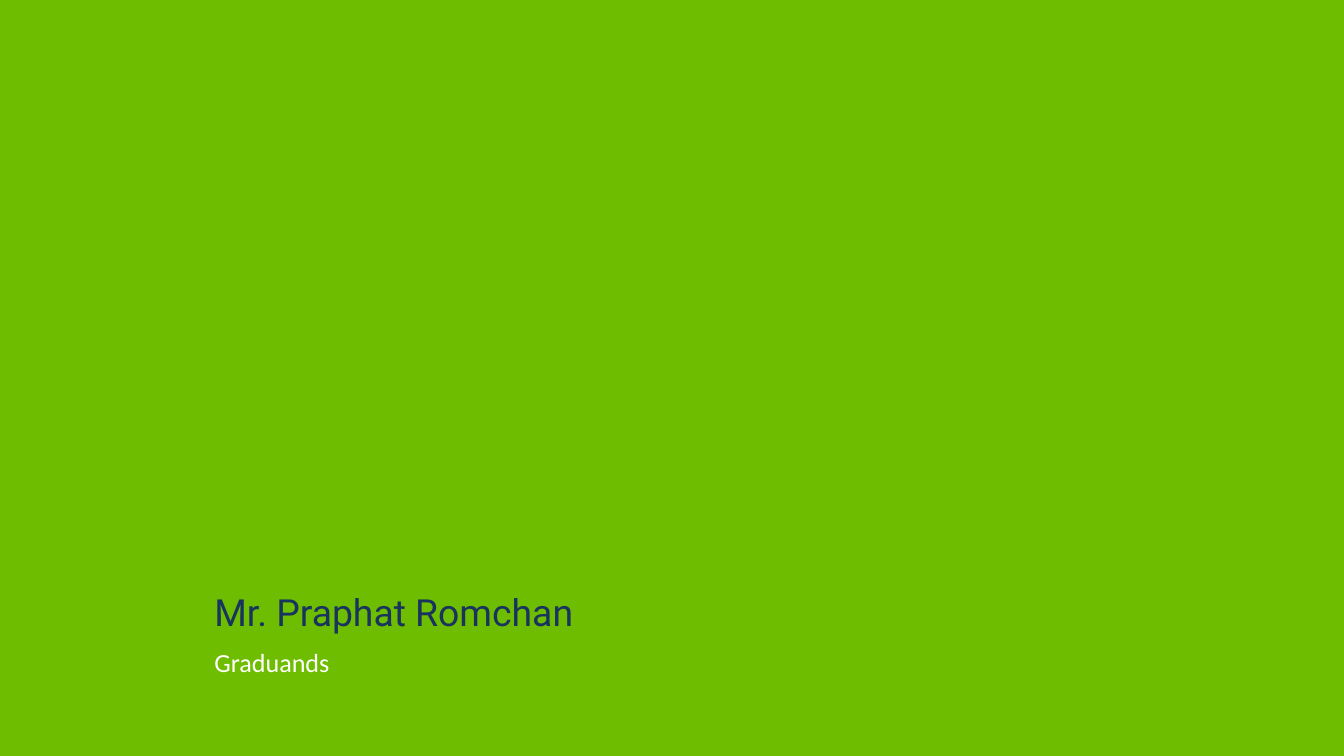
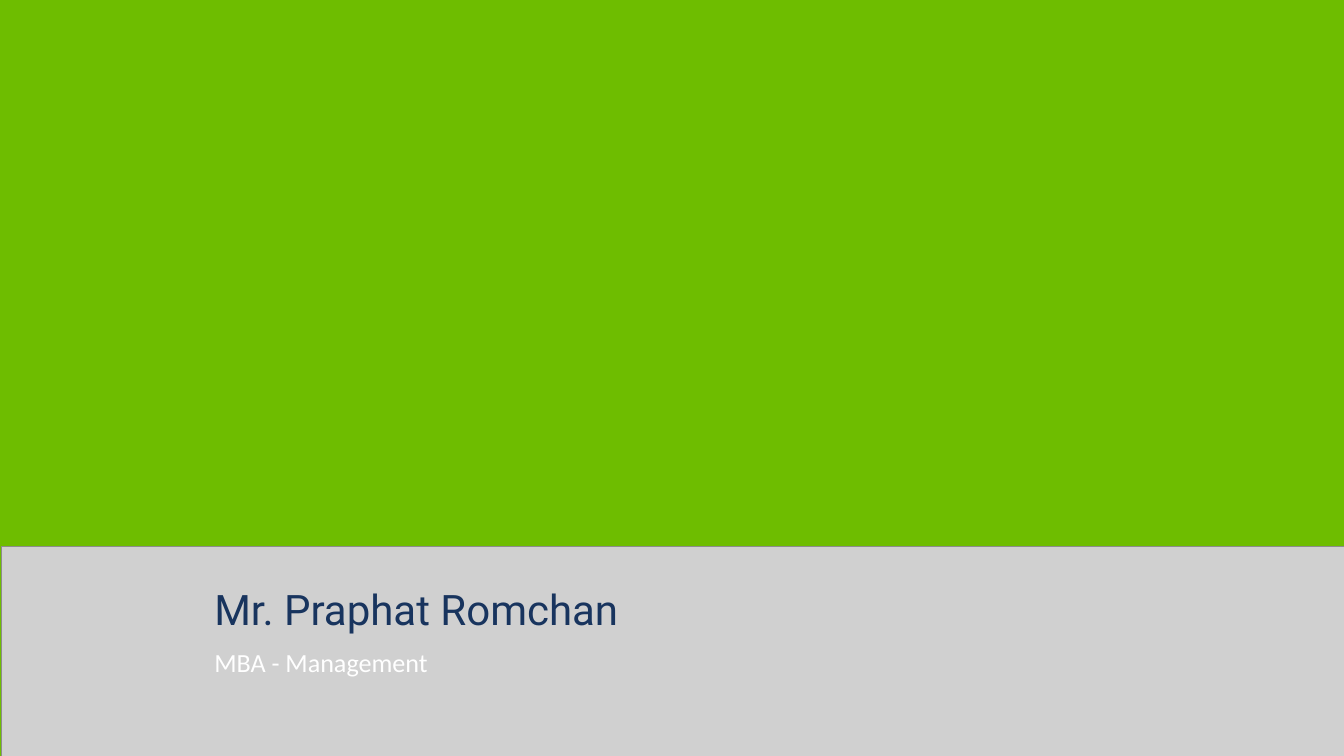
Before and after one commit to p-e-koko/excel_to_lowerthird, a slide deck: slide 2 of lowerthirds.pptx. Drawn at 1344x756 pixels with LibreOffice and Linux fonts; fonts in the diff are those of the drawing; grey boxes stand for pictures; background and template pictures are left out. Boxes give left, top, right and bottom in pixels: in the first picture for what was removed or moved away, otherwise in the second. Text is boxed around its words. In the diff, an @@ line names an element or a change of style, - is before the commit and + after.

```diff
--- a/lowerthirds.pptx
+++ b/lowerthirds.pptx
@@ picture added at (x1=1, y1=546, x2=1344, y2=756) @@
@@ text "Mr. Praphat Romchan" at (x1=214, y1=593, x2=618, y2=634): size 40 to 45 pt @@
@@ text at (x1=214, y1=656, x2=427, y2=676): text changed @@
-Graduands
+MBA - Management
```
Also in this commit, not shown: 202 other slides changed, 2 slides added, 2 slides removed, 3 other files.
